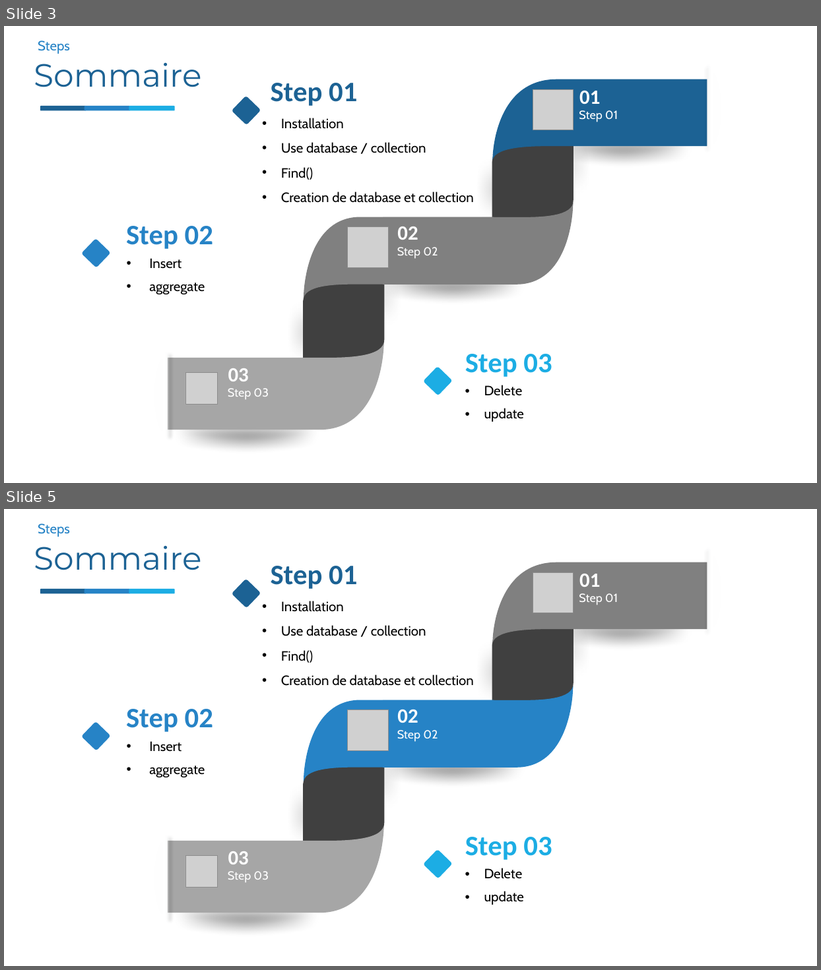
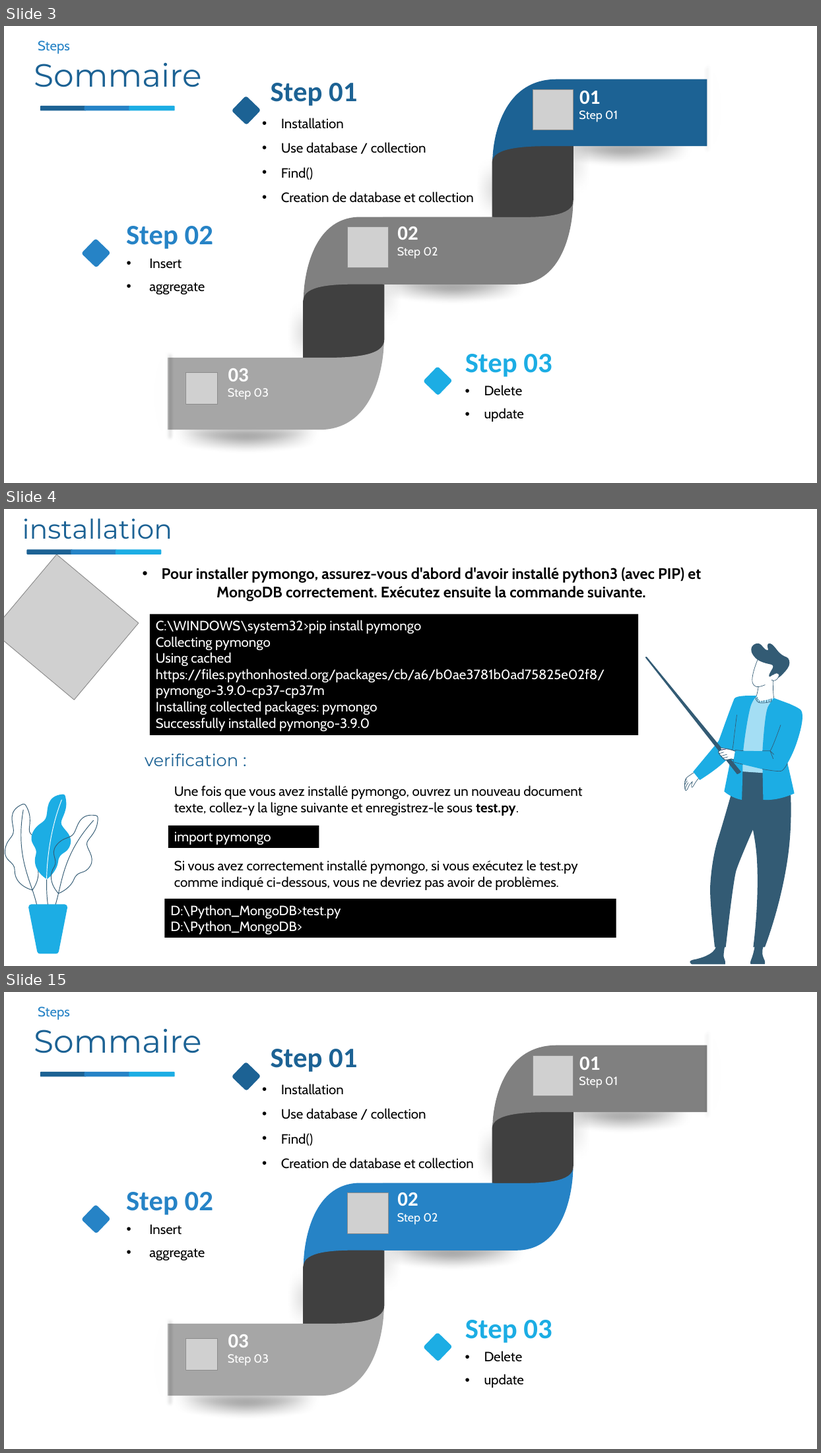
Before and after one commit to nourddine-benyahya/presentation-mongodb-python-todoapp-application, a slide deck: presontation mongodb&python/python&mongodb.pptx. Shown one above the other, each under a label of ours: slides 3 and 5 before the commit, slides 3, 4 and 15 after it; the slides between them are not shown. The pictures are 821x970 and 821x1453 pixels, drawn with LibreOffice and Linux fonts; fonts in the diff are those of the drawing; grey boxes stand for pictures; background and template pictures are left out. Boxes give left, top, right and bottom in pixels: in the first picture for what was removed or moved away, otherwise in the second. Text is boxed around its words. In the diff, an @@ line names an element or a change of style, - is before the commit and + after.

```diff
--- a/presontation mongodb&python/python&mongodb.pptx
+++ b/presontation mongodb&python/python&mongodb.pptx
@@ slide 4 added at (4,509,817,966), background picture (left out) @@
@@ text added at (22,518,173,539), 32 pt, text #1C6294 @@
+installation
@@ picture added at (4,555,139,700) @@
@@ rounded rectangle added at (26,549,73,554), fill #1C6294 @@
@@ rounded rectangle added at (71,549,117,554), fill #2683C6 @@
@@ rounded rectangle added at (116,549,161,554), fill #1CADE4 @@
@@ text added at (162,567,701,601), 18 pt, text #000000, bold @@
+• Pour installer pymongo, assurez-vous d'abord d'avoir installé python3 (avec PIP) et MongoDB correctement. Exécutez ensuite la commande suivante.
@@ rectangle added at (150,615,638,735), fill #000000, 16 pt, text #FFFFFF @@
+C:\WINDOWS\system32>pip install pymongo
+Collecting pymongo
+Using cached
+https://files.pythonhosted.org/packages/cb/a6/b0ae3781b0ad75825e02f8/pymongo-3.9.0-cp37-cp37m
+Installing collected packages: pymongo
+Successfully installed pymongo-3.9.0
@@ group added at (646,643,803,964): 44 freeform shapes @@
@@ text added at (145,754,238,766), 20 pt, text #1C6294 @@
+verification :
@@ text added at (174,786,582,816), 16 pt, text #000000 @@
+Une fois que vous avez installé pymongo, ouvrez un nouveau document texte, collez-y la ligne suivante et enregistrez-le sous test.py.
@@ rectangle added at (168,826,319,848), fill #000000, 16 pt, text #FFFFFF @@
+import pymongo
@@ text added at (174,860,578,890), 16 pt, text #000000 @@
+Si vous avez correctement installé pymongo, si vous exécutez le test.py comme indiqué ci-dessous, vous ne devriez pas avoir de problèmes.
@@ rectangle added at (164,900,616,939), fill #000000, 16 pt, text #FFFFFF @@
+D:\Python_MongoDB>test.py
+D:\Python_MongoDB>
@@ group added at (5,795,98,955): 8 freeform shapes @@
@@ what was slide 5 is now slide 15 @@
```
Also in this commit, not shown: 19 other slides added, 2 slides removed.
